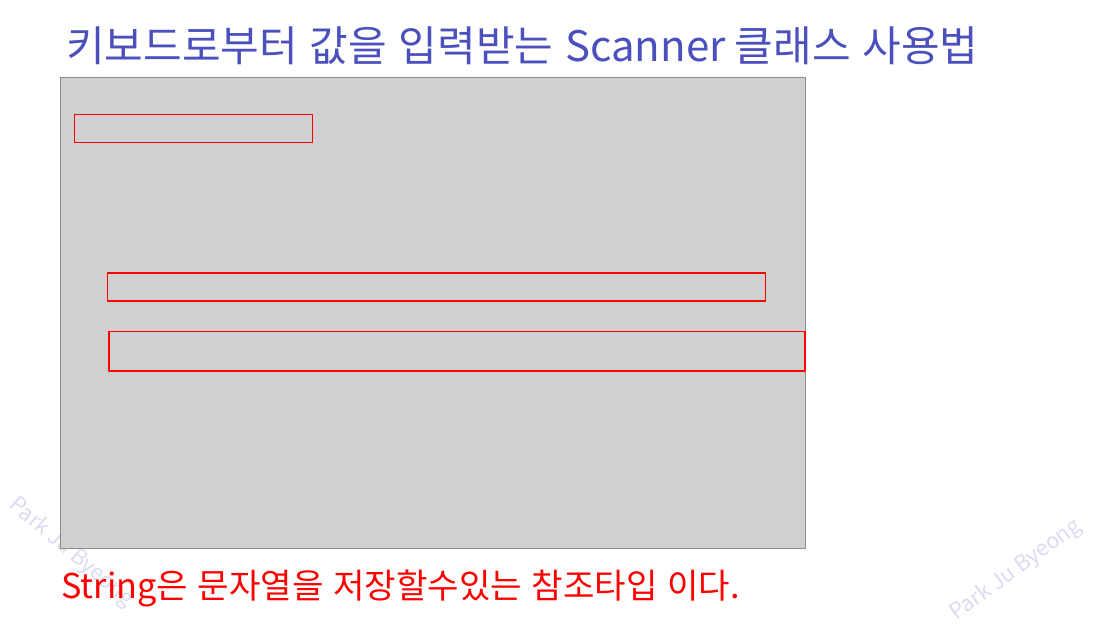
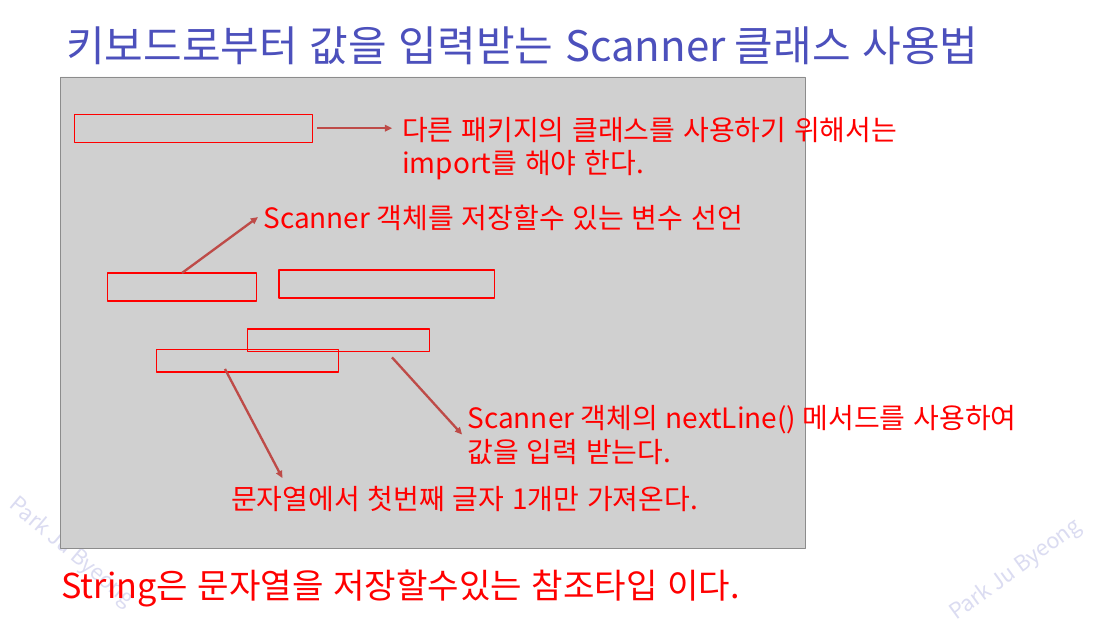
Before and after one commit to zest132/JavaLecture, a slide deck: slide 28 of JavaLecture/LectureFile/java 2강 연산자.pptx. Drawn at 1120x630 pixels with LibreOffice and Linux fonts; fonts in the diff are those of the drawing; grey boxes stand for pictures. Boxes give left, top, right and bottom in pixels: in the first picture for what was removed or moved away, otherwise in the second. Text is boxed around its words. In the diff, an @@ line names an element or a change of style, - is before the commit and + after.

```diff
--- a/JavaLecture/LectureFile/java 2강 연산자.pptx
+++ b/JavaLecture/LectureFile/java 2강 연산자.pptx
@@ text added at <box>402,112,897,180</box>, 36 pt, text #FF0000 @@
+다른 패키지의 클래스를 사용하기 위해서는 import를 해야 한다.
@@ arrow added from (318, 128) to (392, 128), #BF4C48 3 pt @@
@@ text added at <box>263,204,743,231</box>, 36 pt, text #FF0000 @@
+Scanner 객체를 저장할수 있는 변수 선언
@@ arrow added from (182, 273) to (258, 217), #BF4C48 3 pt @@
@@ rectangle: place and size @@
-rectangle at <box>108,273,766,301</box>
+rectangle at <box>108,273,257,301</box>
@@ rectangle added at <box>279,270,494,298</box>, outline #FF0000 2 pt @@
@@ rectangle: place and size @@
-rectangle at <box>109,332,805,371</box>
+rectangle at <box>248,329,430,352</box>
@@ rectangle added at <box>156,349,338,372</box>, outline #FF0000 2 pt @@
@@ arrow added from (392, 357) to (462, 435), #BF4C48 3 pt @@
@@ arrow added from (225, 369) to (282, 478), #BF4C48 3 pt @@
@@ text added at <box>467,400,1017,465</box>, 36 pt, text #FF0000 @@
+Scanner 객체의 nextLine() 메서드를 사용하여 값을 입력 받는다.
@@ text added at <box>231,485,698,512</box>, 36 pt, text #FF0000 @@
+문자열에서 첫번째 글자 1개만 가져온다.
```
Also in this commit, not shown: 10 other slides changed, 1 slide added, 5 other files.
